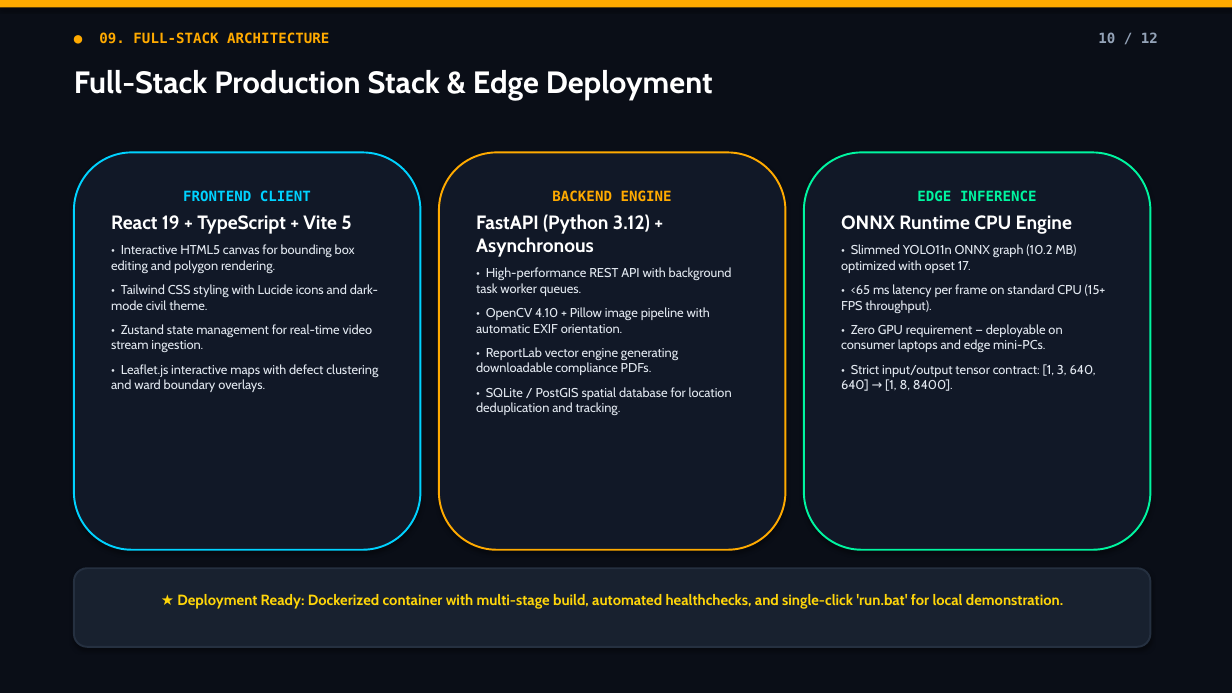
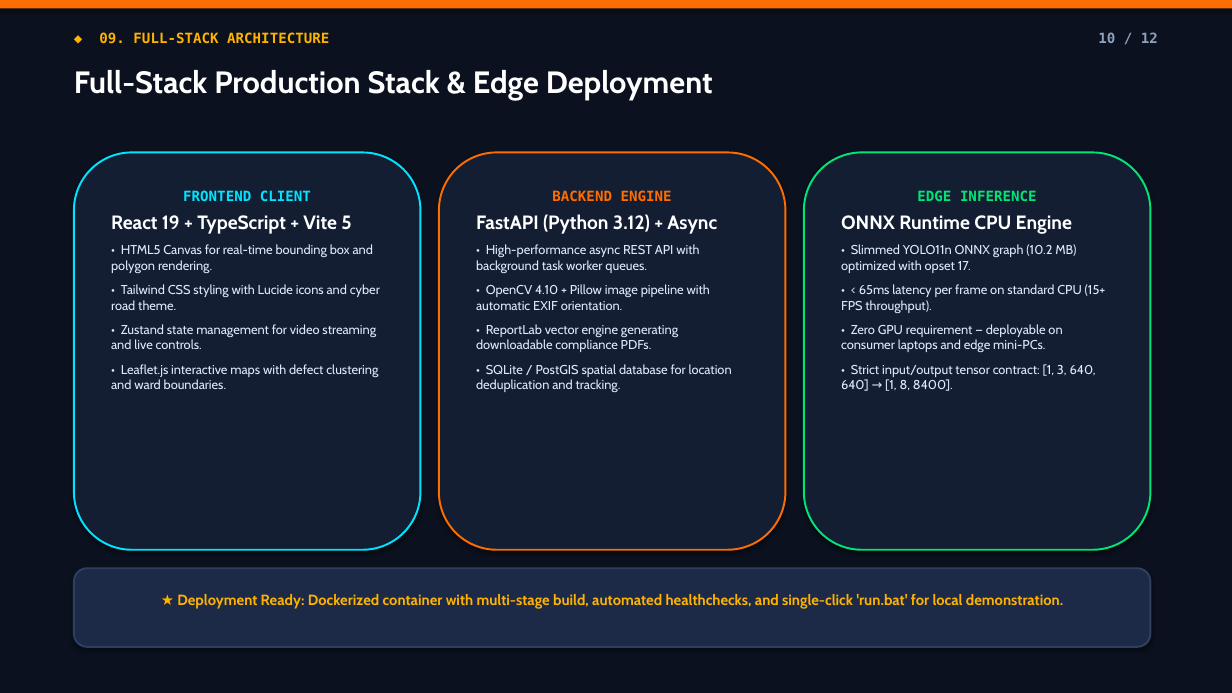
Before and after one commit to Priya-Ranjan-0201/Potholes-detector, a slide deck: slide 10 of ScamRoad_Presentation.pptx. Drawn at 1232x693 pixels with LibreOffice and Linux fonts; fonts in the diff are those of the drawing. Boxes give left, top, right and bottom in pixels: in the first picture for what was removed or moved away, otherwise in the second. Text is boxed around its words. In the diff, an @@ line names an element or a change of style, - is before the commit and + after.

Commit message:
feat(presentation): overhaul presentation with quantum slate theme, updated slides, and tests

```diff
--- a/ScamRoad_Presentation.pptx
+++ b/ScamRoad_Presentation.pptx
@@ rectangle at (x1=0, y1=0, x2=1232, y2=693): fill #0A0E17 to #0B111E @@
@@ rectangle at (x1=0, y1=0, x2=1232, y2=8): fill #FFAA00 to #FF6D00 @@
@@ rounded rectangle "FRONTEND CLIENT" at (x1=74, y1=152, x2=421, y2=550): fill #111827 to #141E33; outline #00D2FF 1.5 pt to #00E5FF 1.5 pt @@
@@ rounded rectangle "BACKEND ENGINE" at (x1=439, y1=152, x2=786, y2=550): fill #111827 to #141E33; outline #FFAA00 1.5 pt to #FF6D00 1.5 pt @@
@@ rounded rectangle "EDGE INFERENCE" at (x1=804, y1=152, x2=1151, y2=550): fill #111827 to #141E33; outline #00F5A0 1.5 pt to #00E676 1.5 pt @@
@@ text in rounded rectangle at (x1=183, y1=190, x2=311, y2=201): text colour #00D2FF to #00E5FF in "FRONTEND CLIENT" @@
@@ text in rounded rectangle at (x1=476, y1=190, x2=732, y2=392): text colour #FFAA00 to #FF6D00 in "BACKEND ENGINE"; text colour #E2E8F0 to #E0E7FF in "• OpenCV 4.10 + Pillow image pipeline ...", "• ReportLab vector engine generating downloadable compliance ...", "• SQLite / PostGIS spatial database for ..." @@
@@ text in rounded rectangle at (x1=841, y1=190, x2=1096, y2=391): text colour #00F5A0 to #00E676 in "EDGE INFERENCE"; text colour #E2E8F0 to #E0E7FF in "• Slimmed YOLO11n ONNX graph (10.2 MB) ...", "• Zero GPU requirement — deployable on ...", "• Strict input/output tensor contract: [1, 3, ..." @@
@@ text in rounded rectangle at (x1=476, y1=214, x2=717, y2=273): text changed; text colour #E2E8F0 to #E0E7FF @@
-FastAPI (Python 3.12) + Asynchronous
-• High-performance REST API with background task worker queues.
+FastAPI (Python 3.12) + Async
+• High-performance async REST API with background task worker queues.
@@ text in rounded rectangle at (x1=111, y1=244, x2=380, y2=389): text changed; text colour #E2E8F0 to #E0E7FF @@
-• Interactive HTML5 canvas for bounding box editing and polygon rendering.
-• Tailwind CSS styling with Lucide icons and dark-mode civil theme.
-• Zustand state management for real-time video stream ingestion.
-• Leaflet.js interactive maps with defect clustering and ward boundary overlays.
+• HTML5 Canvas for real-time bounding box and polygon rendering.
+• Tailwind CSS styling with Lucide icons and cyber road theme.
+• Zustand state management for video streaming and live controls.
+• Leaflet.js interactive maps with defect clustering and ward boundaries.
@@ text in rounded rectangle at (x1=841, y1=284, x2=1106, y2=313): text changed; text colour #E2E8F0 to #E0E7FF @@
-• <65 ms latency per frame on standard CPU (15+ FPS throughput).
+• < 65ms latency per frame on standard CPU (15+ FPS throughput).
@@ rounded rectangle "★ Deployment Ready: Dockerized container ..." at (x1=74, y1=568, x2=1151, y2=647): text colour #FFD60A to #FFB300; fill #18212F to #1C2A47; outline #253040 1.5 pt to #2E4061 1.5 pt @@
```
Also in this commit, not shown: 11 other slides changed, 15 other files.
